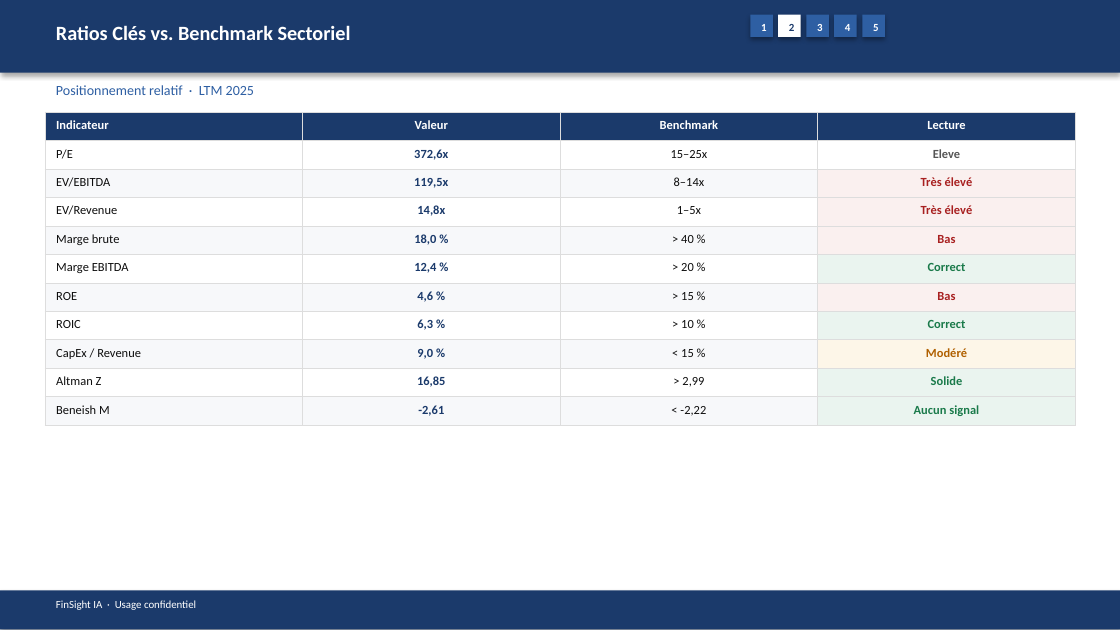
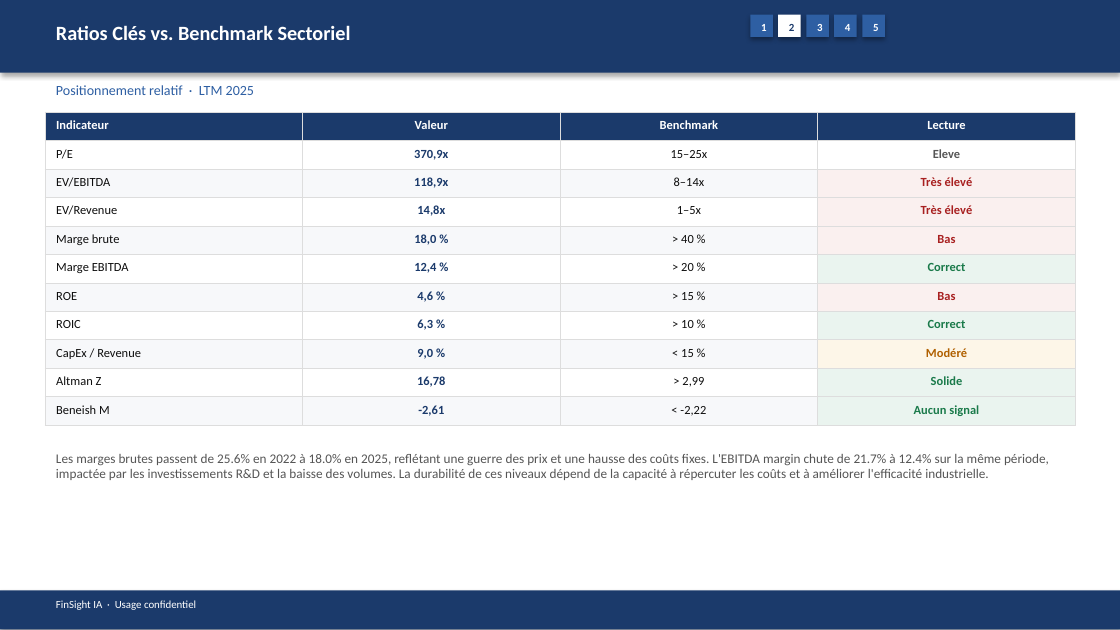
Before and after one commit to baptistejeh07-art/finsight-ia, a slide deck: slide 10 of preview/TSLA/TSLA_pitchbook.pptx. Drawn at 1120x630 pixels with LibreOffice and Linux fonts; fonts in the diff are those of the drawing. Boxes give left, top, right and bottom in pixels: in the first picture for what was removed or moved away, otherwise in the second. Text is boxed around its words. In the diff, an @@ line names an element or a change of style, - is before the commit and + after.

```diff
--- a/preview/TSLA/TSLA_pitchbook.pptx
+++ b/preview/TSLA/TSLA_pitchbook.pptx
@@ table at bbox=[45, 112, 1075, 426] @@
-row 2, column 2: 372,6x
+row 2, column 2: 370,9x
-row 3, column 2: 119,5x
+row 3, column 2: 118,9x
-row 10, column 2: 16,85
+row 10, column 2: 16,78
@@ text added at bbox=[56, 454, 1049, 480], 8.5 pt, text #555555 @@
+Les marges brutes passent de 25.6% en 2022 à 18.0% en 2025, reflétant une guerre des prix et une hausse des coûts fixes. L'EBITDA margin chute de 21.7% à 12.4% sur la même période, impactée par les investissements R&D et la baisse des volumes. La durabilité de ces niveaux dépend de la capacité à répercuter les coûts et à améliorer l'efficacité industrielle.
```
Also in this commit, not shown: 14 other slides changed, 4 other files.
